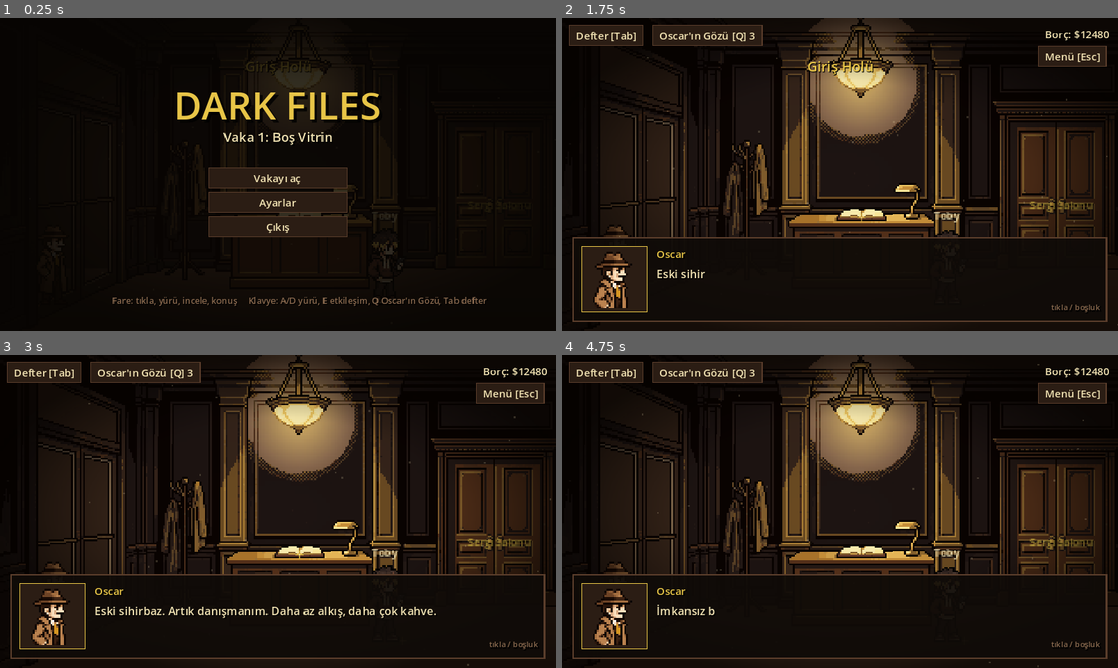
Above: before the commit, frames 1-4 (two rows, left to right).
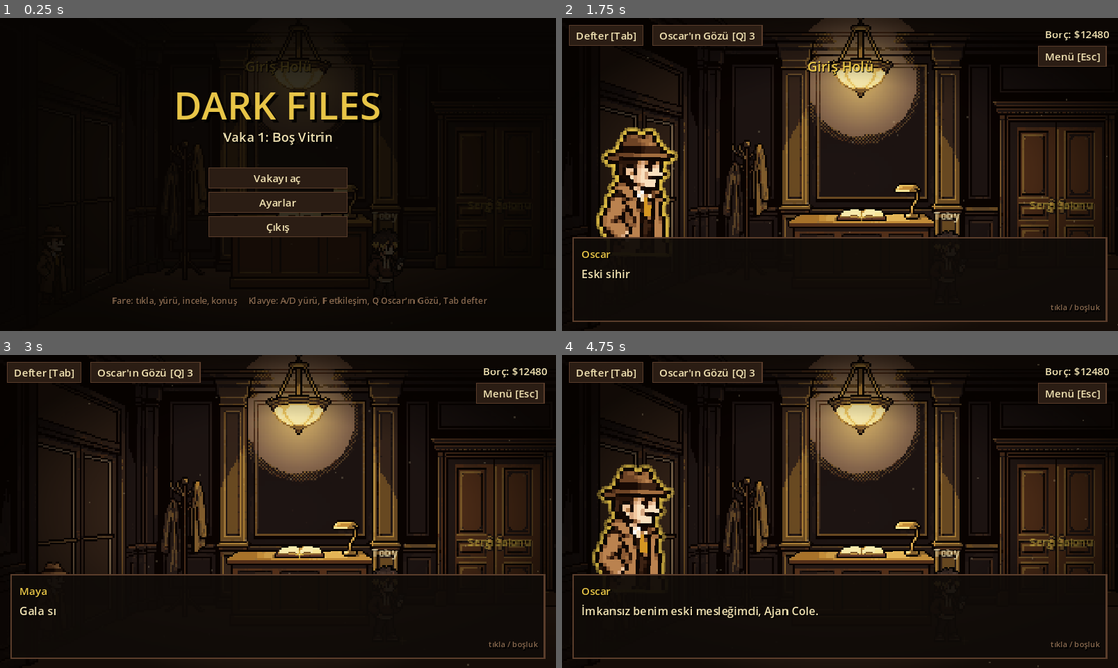
Above: after the commit, the same moments.

Repository: beratakkuloglu/darkfiles
Game: Godot game, scene res://scenes/main.tscn
Two runs of this game, one before a commit and one after it. Both use one fixed random seed, a clock stepped at 60 frames per second and the inputs below.
Inputs (mouse positions are in pixels of both pictures, inside the frame that each line leads up to):
- Up to frame 1 (0.25 s): no input
- Up to frame 2 (1.75 s): click "Vakayı aç" at 0.5 s; tap Enter at 1.25, 1.35 s; move the mouse to (962, 158) at 1.27 s; hold Right (ui_right) from 1.28 s (still down); click (962, 158) at 1.42 s; tap Space at 1.52 s; tap E at 1.55 s
- Up to frame 3 (3 s): tap Space at 1.82 s; release Right (ui_right) at 2 s; drag from (166, 527) to (250, 574) at 2.02 s; move the mouse to (333, 442) at 2.77 s; hold Right (ui_right) from 2.78 s (still down); tap F at 2.85 s; click (333, 442) at 2.92 s
- Up to frame 4 (4.75 s): tap Tab at 3.05 s; release Right (ui_right) at 3.5 s; drag from (812, 574) to (673, 464) at 3.52 s; move the mouse to (1006, 558) at 4.27 s; hold Left (ui_left) from 4.28 s (still down); tap Space at 4.35, 4.52 s; click (1006, 558) at 4.42 s; tap Enter at 4.55 s

The runs differ from the first frame. In frame 1, 0.2% of the frame differs, in the area x 58-88%, y 89-92%; in frame 2, 5.0%; in frame 3, 2.9%; in frame 4, 5.2%, in the area x 3-95%, y 34-94%.

Commit message:
Depo ve otopark çizimleri, parlayan konuşma portreleri, F ile etkileşim
Tüm mekan çizimleri oyunda. Konuşmalarda Oscar solda, karşısındaki
sağda büyük portreyle görünür; konuşan parlar, büyür ve hafifçe sallanır,
dinleyen kararır. F tuşu etkileşim ve diyalog ilerletme (E de çalışıyor).

Co-Authored-By: Claude Opus 5.5 <noreply@anthropic.com>
Claude-Session: https://claude.ai/code/session_01P7wvy34492GasLgDgVuAX2

Diff:
--- a/data/case1.json
+++ b/data/case1.json
@@ -386,7 +386,7 @@
      "type": "door",
      "to": "depo",
      "x": 256,
-     "spawn_x": 40,
+     "spawn_x": 62,
      "requires_flag": "depo_acik",
      "locked_text": "Bodrum kapısı. Neden ineyim ki? Henüz bir sebebim yok."
     },
@@ -394,7 +394,7 @@
      "type": "door",
      "to": "otopark",
      "x": 320,
-     "spawn_x": 40,
+     "spawn_x": 86,
      "requires_flag": "otopark_acik",
      "locked_text": "Otopark. Harold'ın arabası orada ama anahtarı bende değil."
     }
@@ -432,50 +432,51 @@
     {
      "type": "door",
      "to": "ofis",
-     "x": 20,
+     "x": 45,
      "spawn_x": 250
     },
     {
      "type": "clue",
      "id": "bileklik",
-     "x": 90,
+     "x": 100,
+     "y": 0,
+     "w": 8,
+     "h": 3
+    },
+    {
+     "type": "npc",
+     "dialogue": "toby2",
+     "x": 118,
+     "requires_flag": "depo_acik",
+     "art": "toby"
+    },
+    {
+     "type": "clue",
+     "id": "oluk",
+     "x": 178,
+     "y": 6,
+     "w": 58,
+     "h": 37
+    },
+    {
+     "type": "clue",
+     "id": "kol2",
+     "x": 212,
      "y": 0,
      "w": 4,
      "h": 3
     },
     {
-     "type": "npc",
-     "dialogue": "toby2",
-     "x": 129,
-     "requires_flag": "depo_acik",
-     "art": "toby"
-    },
-    {
-     "type": "clue",
-     "id": "oluk",
-     "x": 215,
-     "y": 0,
-     "w": 20,
-     "h": 15
-    },
-    {
-     "type": "clue",
-     "id": "kol2",
-     "x": 232,
-     "y": 0,
-     "w": 3,
-     "h": 3
-    },
-    {
      "type": "clue",
      "id": "afis",
      "x": 301,
-     "y": 35,
-     "w": 12,
-     "h": 17,
+     "y": 40,
+     "w": 40,
+     "h": 66,
      "hidden": true
     }
-   ]
+   ],
+   "floor_y": 156
   },
   "otopark": {
    "name": "Müze Otoparkı",
@@ -508,34 +509,35 @@
     {
      "type": "door",
      "to": "ofis",
-     "x": 20,
+     "x": 66,
      "spawn_x": 300
     },
     {
      "type": "npc",
      "dialogue": "vivian2",
-     "x": 113,
+     "x": 120,
      "requires_flag": "otopark_acik",
      "art": "vivian"
     },
     {
      "type": "clue",
      "id": "fatura",
-     "x": 187,
-     "y": 11,
-     "w": 5,
-     "h": 3
+     "x": 200,
+     "y": 17,
+     "w": 10,
+     "h": 5
     },
     {
      "type": "clue",
      "id": "kartvizit",
-     "x": 236,
-     "y": 5,
-     "w": 4,
-     "h": 3
-    }
-   ],
-   "rain": true
+     "x": 248,
+     "y": 12,
+     "w": 8,
+     "h": 5
+    }
+   ],
+   "rain": true,
+   "floor_y": 140
   }
  },
  "clues": {
--- a/scripts/main.gd
+++ b/scripts/main.gd
@@ -128,6 +128,11 @@
 var found_details: Dictionary = {}
 var notebook_selected: String = ""
 var notebook_inspect_btn: Button
+
+# Konuşma portreleri (büyük, parlayan; Oscar solda, karşısındaki sağda)
+const BIG_PORTRAIT_SCALE := 4.0
+const BIG_PORTRAIT_ROWS := 34
+var big_portraits: Dictionary = {}   # "left" / "right" -> {"root", "img", "glow", "key", "tween"}
 
 
 func _ready() -> void:
@@ -354,6 +359,8 @@
 	hover_label.add_theme_color_override("font_color", C_YELLOW)
 	hover_label.visible = false
 	ui_root.add_child(hover_label)
+
+	_build_big_portraits()
 
 	# Diyalog kutusu: portre + isim + metin + seçenekler
 	dialog_panel = PanelContainer.new()
@@ -528,7 +535,7 @@
 	quit.pressed.connect(func(): get_tree().quit())
 	box.add_child(quit)
 	var help := Label.new()
-	help.text = "Fare: tıkla, yürü, incele, konuş     Klavye: A/D yürü, E etkileşim, Q Oscar'ın Gözü, Tab defter"
+	help.text = "Fare: tıkla, yürü, incele, konuş     Klavye: A/D yürü, F etkileşim, Q Oscar'ın Gözü, Tab defter"
 	help.position = Vector2(0, 318)
 	help.size = Vector2(VIEW_W, 20)
 	help.horizontal_alignment = HORIZONTAL_ALIGNMENT_CENTER
@@ -909,10 +916,10 @@
 				open_notebook("")
 			return
 		if busy:
-			if dialog_panel.visible and dialog_choices.get_child_count() == 0 and (key.keycode == KEY_SPACE or key.keycode == KEY_ENTER or key.keycode == KEY_E):
+			if dialog_panel.visible and dialog_choices.get_child_count() == 0 and (key.keycode == KEY_SPACE or key.keycode == KEY_ENTER or key.keycode == KEY_E or key.keycode == KEY_F):
 				_advance()
 			return
-		if key.keycode == KEY_E:
+		if key.keycode == KEY_F or key.keycode == KEY_E:
 			_interact_nearest()
 		elif key.keycode == KEY_Q:
 			toggle_eye()
@@ -1130,17 +1137,19 @@
 
 
 func _set_portrait(who: String) -> void:
+	# Küçük kutu portresi yerine büyük, parlayan portreler kullanılıyor.
+	portrait_box.visible = false
 	var speakers: Dictionary = data.get("speakers", {})
 	var key: String = str(speakers.get(who, ""))
-	var tex: Texture2D = _art(key) if key != "" else null
-	if tex == null:
-		portrait_box.visible = false
-		return
-	var at := AtlasTexture.new()
-	at.atlas = tex
-	at.region = Rect2(0, 0, tex.get_width(), mini(30, tex.get_height()))
-	portrait.texture = at
-	portrait_box.visible = true
+	var right_key := ""
+	if current_npc != "":
+		var npc_name := str(data["dialogues"][current_npc]["name"])
+		right_key = str(speakers.get(npc_name, ""))
+	elif who != "Oscar" and key != "":
+		right_key = key
+	var left_on := key == "oscar" or right_key != ""
+	_show_big_portrait("left", "oscar" if left_on else "", key == "oscar")
+	_show_big_portrait("right", right_key, key != "" and key == right_key)
 
 
 func _type_step(delta: float) -> void:
@@ -1194,10 +1203,14 @@
 func _layout_dialog() -> void:
 	dialog_panel.reset_size()
 	dialog_panel.position.y = VIEW_H - 10.0 - dialog_panel.get_combined_minimum_size().y
+	for side in big_portraits:
+		var root: Control = big_portraits[side]["root"]
+		root.position.y = dialog_panel.position.y - BIG_PORTRAIT_ROWS * BIG_PORTRAIT_SCALE + 18.0
 
 
 func _close_dialog() -> void:
 	dialog_panel.visible = false
+	_hide_big_portraits()
 	typing = false
 	_clear_choices()
 	busy = false
@@ -1270,6 +1283,7 @@
 	select_mode = mode
 	link_first = ""
 	dialog_panel.visible = false
+	_hide_big_portraits()
 	notebook_panel.visible = true
 	_fill_notebook("Bir ipucuna tıkla, ayrıntısını gör." if mode == "" else "Hangi kanıtı göstereceksin?")
 
@@ -1803,3 +1817,102 @@
 	inspect_done = Callable()
 	if cb.is_valid():
 		cb.call()
+
+
+# ================================================================ konuşma portreleri
+
+## Hotline Miami tarzı: konuşanın portresi büyür, parlar ve hafifçe sallanır; dinleyen kararır.
+func _build_big_portraits() -> void:
+	var w := 32.0 * BIG_PORTRAIT_SCALE
+	for side in ["left", "right"]:
+		var root := Control.new()
+		root.size = Vector2(w, BIG_PORTRAIT_ROWS * BIG_PORTRAIT_SCALE)
+		root.pivot_offset = Vector2(w / 2.0, root.size.y)
+		root.position = Vector2(20.0 if side == "left" else VIEW_W - 20.0 - w, 120)
+		root.mouse_filter = Control.MOUSE_FILTER_IGNORE
+		root.visible = false
+		ui_root.add_child(root)
+		# Parıltı: aynı çizim sarıya boyanıp dört yöne kaydırılır, arkada kalır.
+		var glow := Control.new()
+		glow.mouse_filter = Control.MOUSE_FILTER_IGNORE
+		root.add_child(glow)
+		for off in [Vector2(-4, 0), Vector2(4, 0), Vector2(0, -4), Vector2(0, 4), Vector2(-3, -3), Vector2(3, -3), Vector2(-3, 3), Vector2(3, 3)]:
+			var g := TextureRect.new()
+			g.position = off
+			g.size = root.size
+			g.expand_mode = TextureRect.EXPAND_IGNORE_SIZE
+			g.stretch_mode = TextureRect.STRETCH_SCALE
+			g.modulate = Color(C_YELLOW.r, C_YELLOW.g, C_YELLOW.b, 0.55)
+			g.material = _flat_color_material()
+			g.flip_h = side == "right"
+			g.mouse_filter = Control.MOUSE_FILTER_IGNORE
+			glow.add_child(g)
+		var img := TextureRect.new()
+		img.size = root.size
+		img.expand_mode = TextureRect.EXPAND_IGNORE_SIZE
+		img.stretch_mode = TextureRect.STRETCH_SCALE
+		img.flip_h = side == "right"
+		img.mouse_filter = Control.MOUSE_FILTER_IGNORE
+		root.add_child(img)
+		var tw := glow.create_tween().set_loops()
+		tw.tween_property(glow, "modulate:a", 0.35, 0.45)
+		tw.tween_property(glow, "modulate:a", 1.0, 0.45)
+		big_portraits[side] = {"root": root, "img": img, "glow": glow, "key": "", "sway": null}
+
+
+## Çizimi tek renge (beyaza) çeviren shader; modulate ile sarı parıltı olur.
+func _flat_color_material() -> ShaderMaterial:
+	var sh := Shader.new()
+	sh.code = "shader_type canvas_item;\nvarying vec4 tint;\nvoid vertex() { tint = COLOR; }\nvoid fragment() { COLOR = vec4(tint.rgb, tint.a * texture(TEXTURE, UV).a); }"
+	var m := ShaderMaterial.new()
+	m.shader = sh
+	return m
+
+
+func _show_big_portrait(side: String, key: String, speaking: bool) -> void:
+	var p: Dictionary = big_portraits[side]
+	var root: Control = p["root"]
+	var tex: Texture2D = _art(key) if key != "" else null
+	if tex == null:
+		root.visible = false
+		p["key"] = ""
+		return
+	if str(p["key"]) != key or not root.visible:
+		var at := AtlasTexture.new()
+		at.atlas = tex
+		at.region = Rect2(0, 0, tex.get_width(), mini(BIG_PORTRAIT_ROWS, tex.get_height()))
+		(p["img"] as TextureRect).texture = at
+		for g in (p["glow"] as Control).get_children():
+			(g as TextureRect).texture = at
+		p["key"] = key
+		# İçeri kayarak gir
+		var home_x: float = 20.0 if side == "left" else VIEW_W - 20.0 - root.size.x
+		root.position.x = home_x + (-160.0 if side == "left" else 160.0)
+		root.visible = true
+		root.create_tween().tween_property(root, "position:x", home_x, 0.22).set_trans(Tween.TRANS_BACK).set_ease(Tween.EASE_OUT)
+	(p["glow"] as Control).visible = speaking
+	root.modulate = Color(1, 1, 1) if speaking else Color(0.45, 0.42, 0.4)
+	var sway = p["sway"]
+	if sway != null:
+		(sway as Tween).kill()
+		p["sway"] = null
+	root.rotation = 0.0
+	root.scale = Vector2.ONE
+	if speaking:
+		root.scale = Vector2(1.06, 1.06)
+		var st := root.create_tween().set_loops()
+		st.tween_property(root, "rotation", deg_to_rad(2.0), 0.35).set_trans(Tween.TRANS_SINE)
+		st.tween_property(root, "rotation", deg_to_rad(-2.0), 0.7).set_trans(Tween.TRANS_SINE)
+		st.tween_property(root, "rotation", 0.0, 0.35).set_trans(Tween.TRANS_SINE)
+		p["sway"] = st
+
+
+func _hide_big_portraits() -> void:
+	for side in big_portraits:
+		var p: Dictionary = big_portraits[side]
+		(p["root"] as Control).visible = false
+		p["key"] = ""
+		var sway = p["sway"]
+		if sway != null:
+			(sway as Tween).kill()
+			p["sway"] = null
Binary file added: art/rooms/depo.png
Binary file added: art/rooms/otopark.png
